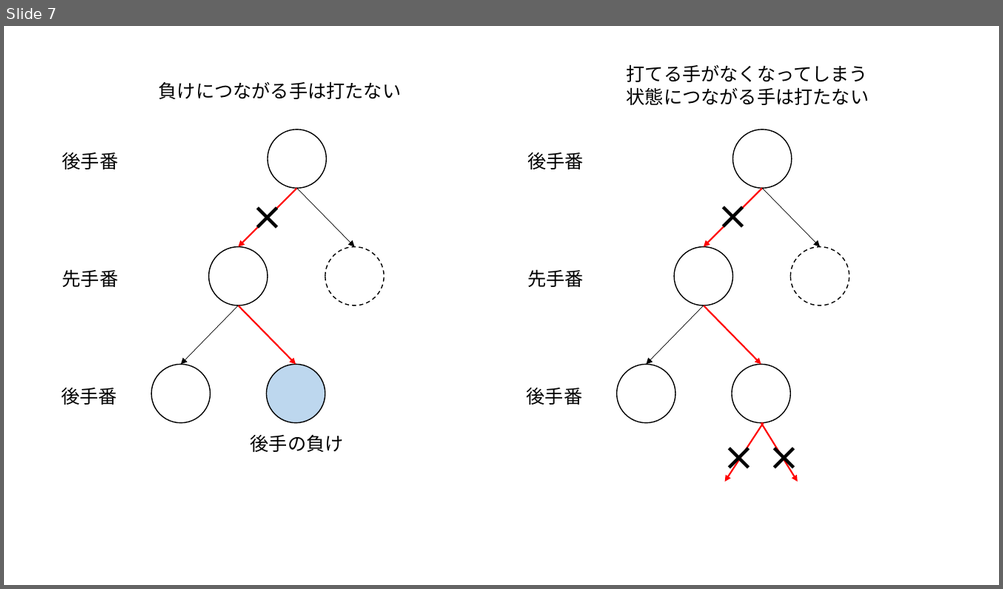
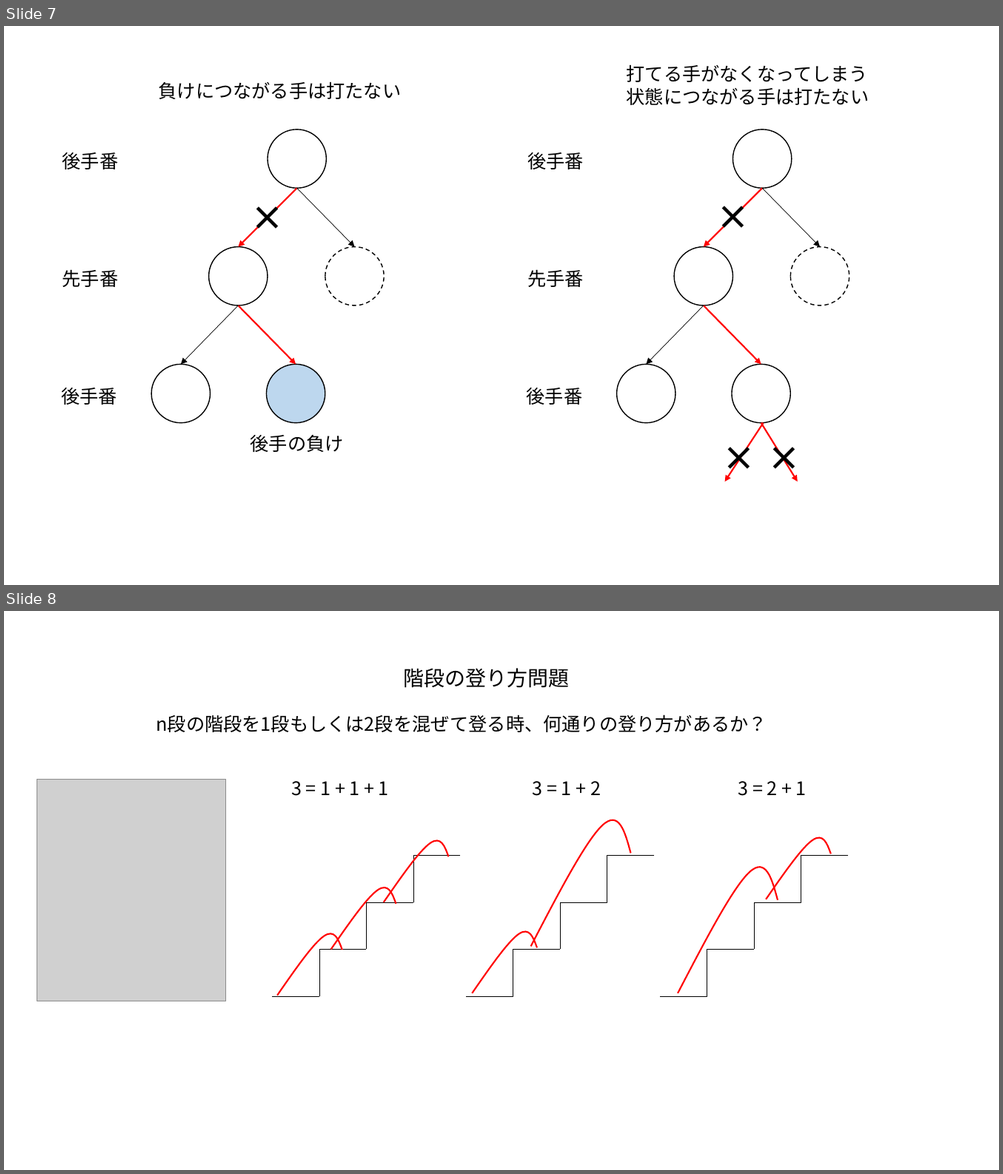
Before and after one commit to kaityo256/python_zero, a slide deck: recursion/fig/fig.pptx. Shown one above the other, each under a label of ours: slide 7 before the commit, slides 7 and 8 after it. The pictures are 1003x589 and 1003x1174 pixels, drawn with LibreOffice and Linux fonts; fonts in the diff are those of the drawing; grey boxes stand for pictures. Boxes give left, top, right and bottom in pixels: in the first picture for what was removed or moved away, otherwise in the second. Text is boxed around its words. In the diff, an @@ line names an element or a change of style, - is before the commit and + after.

Commit message:
階段問題を追加

```diff
--- a/recursion/fig/fig.pptx
+++ b/recursion/fig/fig.pptx
@@ slide 8 added at box(4, 611, 999, 1170), background #FFFFFF @@
@@ text added at box(403, 668, 569, 688), 20 pt, text #000000 @@
+階段の登り方問題
@@ text added at box(156, 715, 767, 732), 18 pt, text #000000 @@
+n段の階段を1段もしくは2段を混ぜて登る時、何通りの登り方があるか？
@@ picture added at box(37, 779, 226, 1001) @@
@@ text added at box(291, 781, 389, 796), 18 pt, text #000000 @@
+3 = 1 + 1 + 1
@@ text added at box(532, 781, 600, 796), 18 pt, text #000000 @@
+3 = 1 + 2
@@ text added at box(737, 781, 806, 796), 18 pt, text #000000 @@
+3 = 2 + 1
@@ freeform shape added at box(531, 820, 631, 947), outline #FF0000 1.5 pt @@
@@ freeform shape added at box(384, 841, 449, 903), outline #FF0000 1.5 pt @@
@@ freeform shape added at box(765, 838, 831, 900), outline #FF0000 1.5 pt @@
@@ freeform shape added at box(677, 868, 778, 994), outline #FF0000 1.5 pt @@
@@ freeform shape added at box(331, 888, 395, 950), outline #FF0000 1.5 pt @@
@@ freeform shape added at box(277, 934, 342, 996), outline #FF0000 1.5 pt @@
@@ freeform shape added at box(472, 932, 537, 994), outline #FF0000 1.5 pt @@
@@ group added at box(273, 856, 461, 997): 7 lines @@
@@ group added at box(466, 856, 654, 997): 7 lines @@
@@ group added at box(660, 856, 848, 997): 7 lines @@
```
Also in this commit, not shown: 2 other files.
